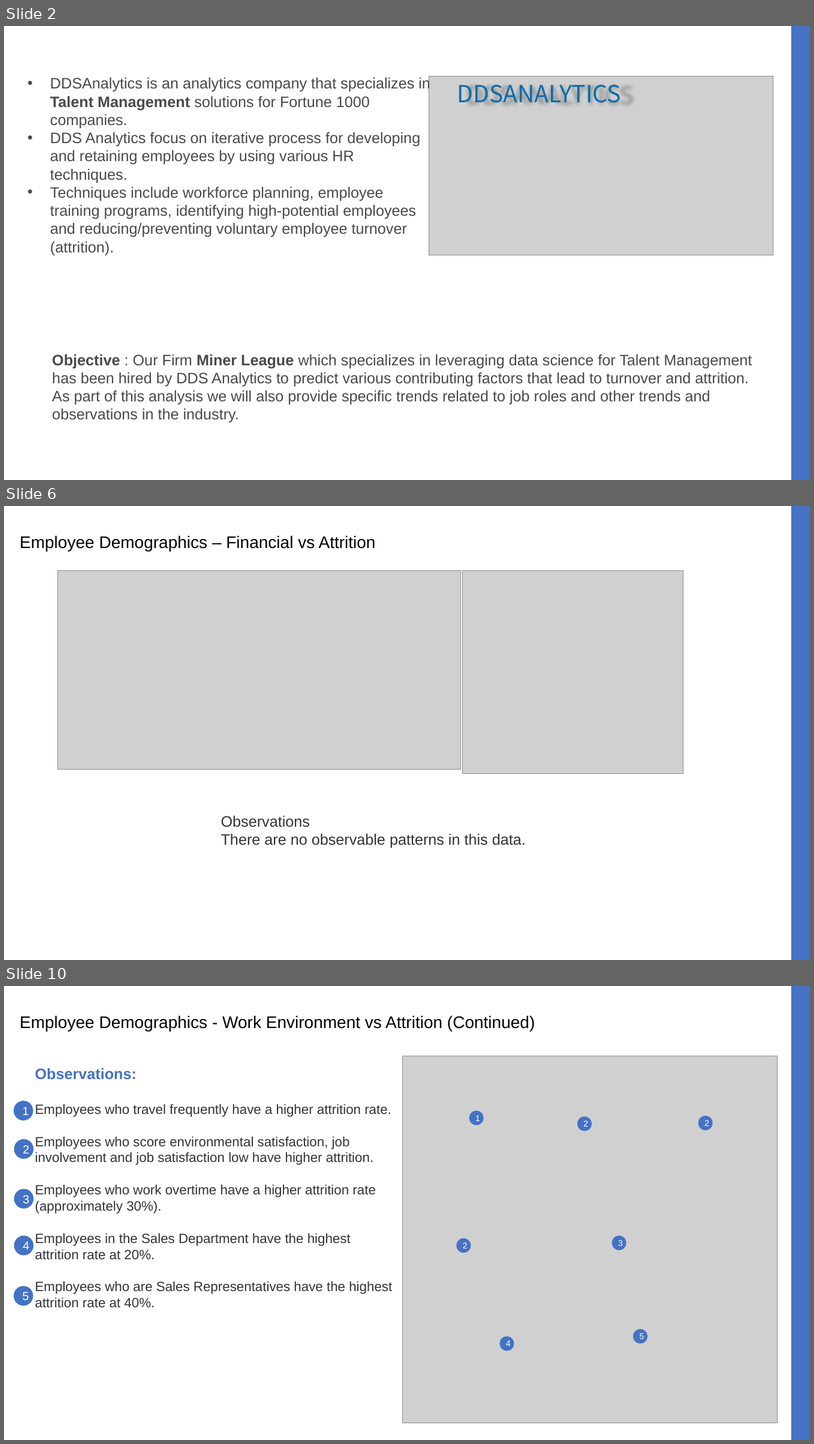
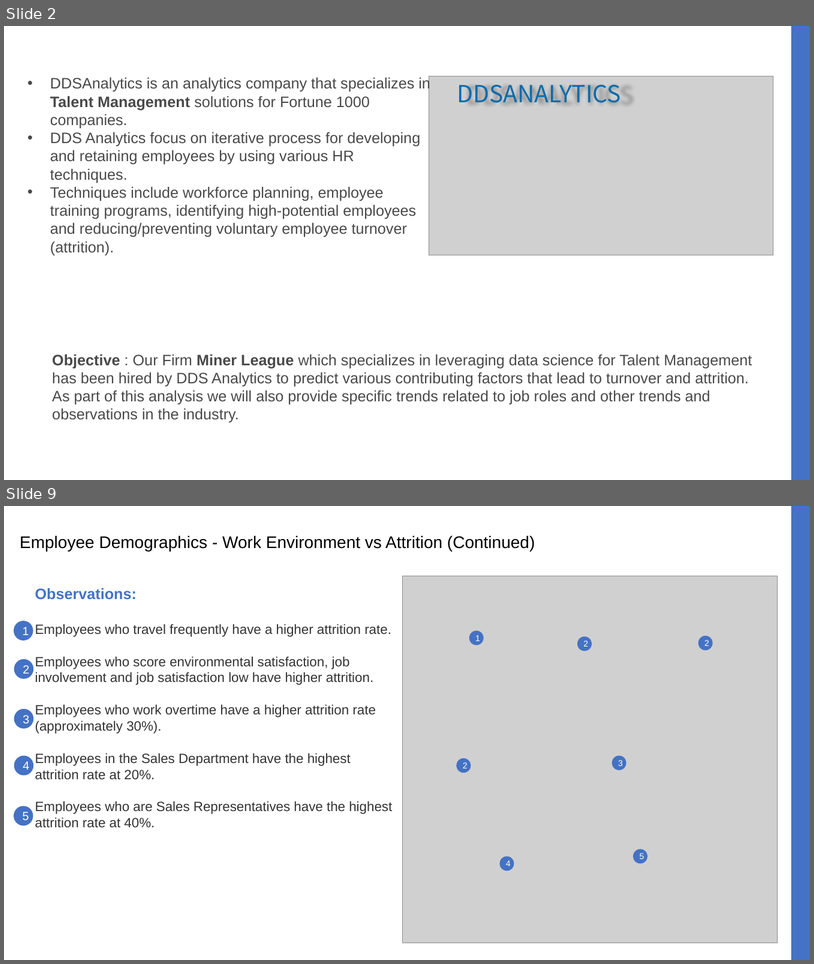
Before and after one commit to jbcroom/DS6306-MinerLeague-CaseStudy2, a slide deck: MinerLeague Presentation Case Study 2.pptx. Shown one above the other, each under a label of ours: slides 2, 6 and 10 before the commit, slides 2 and 9 after it; the slides between them are not shown. The pictures are 814x1444 and 814x964 pixels, drawn with LibreOffice and Linux fonts; fonts in the diff are those of the drawing; grey boxes stand for pictures. Boxes give left, top, right and bottom in pixels: in the first picture for what was removed or moved away, otherwise in the second. Text is boxed around its words. In the diff, an @@ line names an element or a change of style, - is before the commit and + after.

```diff
--- a/MinerLeague Presentation Case Study 2.pptx
+++ b/MinerLeague Presentation Case Study 2.pptx
@@ slide 6 removed at (4,506,810,960), background #FFFFFF; not listed: 1 template element that a slide beside it also shows @@
@@ text removed at (20,535,376,551) @@
-Employee Demographics – Financial vs Attrition
@@ picture removed at (58,571,461,769) @@
@@ picture removed at (462,571,684,774) @@
@@ text removed at (221,815,526,848) @@
-Observations
-There are no observable patterns in this data.
@@ what was slide 10 is now slide 9 @@
```
Also in this commit, not shown: 6 slides changed, 1 slide added, 1 other slide removed.
